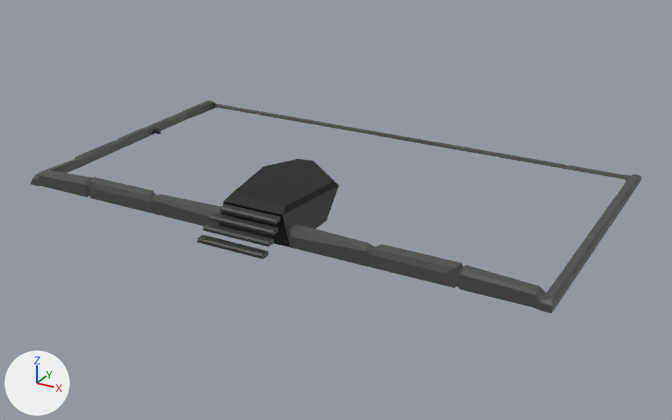
What one commit did to the glTF model TCG-Framework-Client/models/tcg-framework/card-table/terrain-border.glb.
One viewpoint serves both versions: a camera (50 mm lens) standing at (10.99, -24.06, 9.33) and looking at (0.39, -4.79, -0.3). The lights are fixed; the arrows at lower left show +X, +Y and +Z. Vertices at the same position are counted once.

Script lines for the objects in view, before the commit:
```python
me_plane_005 = bpy.data.meshes.new('Plane.005')
me_plane_005.from_pydata(...)  # 472 vertices, 785 faces; spans x -7.01..7.01, y -8.96..0.0, z 0.98..1.91
me_plane_005.materials.append(mat_palette)
ob_terrain_border = bpy.data.objects.new('terrain-border', me_plane_005)
ob_terrain_border.location = (0.0, 0.0, -0.9)
```
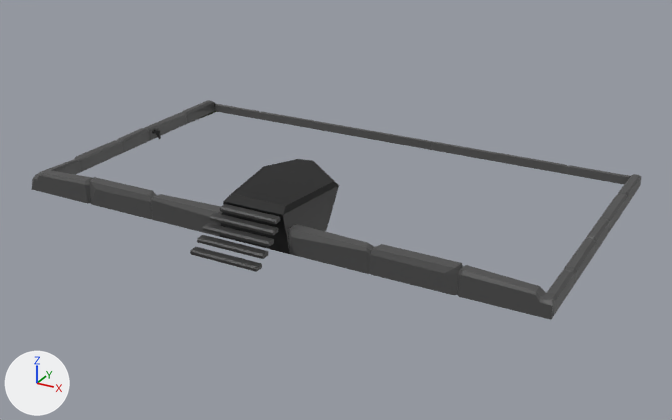
The edits, one by one:
me_plane_005 is used by ob_terrain_border; location (0.0, 0.0, -0.9).
me_plane_005 had 472 vertices, 785 faces and spanned x -7.01..7.01, y -8.96..0.0, z 0.98..1.91.
me_plane_005 now has 480 vertices, 797 faces and spans x -7.01..7.01, y -9.23..0.0, z 0.86..1.91.
me_plane_005 part 1: the loose piece of 10 vertices spanning x -0.88..0.88, y -8.96..-8.74, z 1.13..1.23 is copied, and the copy is moved by (0.0, -0.27, -0.18); it spans x -0.88..0.88, y -9.23..-9.01, z 0.95..1.05.
Part 2, on me_plane_005:
17 vertices are removed from x -7.0..7.0, y -8.0..0.0, z 0.98..1.05.
48 faces are deleted.
88 vertices in x -7.0..7.0, y -8.0..0.0, z 1.0 move by (0.0, 0.0, -0.14).
26 vertices in x -6.74..6.74, y -8.0..-7.66, z 1.03 move by (0.0, 0.0, -0.17).
4 vertices in x -0.94..0.94, y -7.97..-7.69, z 1.07 move by (0.0, 0.0, -0.21).
4 vertices in x -4.99..4.99, y -7.94..-7.67, z 1.06 move by (0.0, 0.0, -0.2).
4 vertices in x -3.0..3.0, y -0.13..0.0, z 1.01 move by (0.0, 0.0, -0.15).
6 vertices move from x -6.99..6.99, y -7.44..-3.07, z 0.99..1.1 to x -6.99..6.99, y -7.44..-3.07, z 0.86.
15 vertices are added at x -7.0..7.0, y -8.0..0.0, z 0.86.
44 new faces join them.

Where the change shows, as pixel boxes [x1, y1, x2, y2] in the pictures (672 x 420 px; the box of a moved part takes in the faces that stretch with it):
'terrain-border', reshaped
    before: [31, 100, 641, 313]
    after: [32, 100, 641, 320]
part 1 of me_plane_005, added
    after: [190, 247, 262, 272]
part 2 of me_plane_005, moved or reshaped
    before: [31, 103, 641, 313]
    after: [32, 103, 641, 320]
